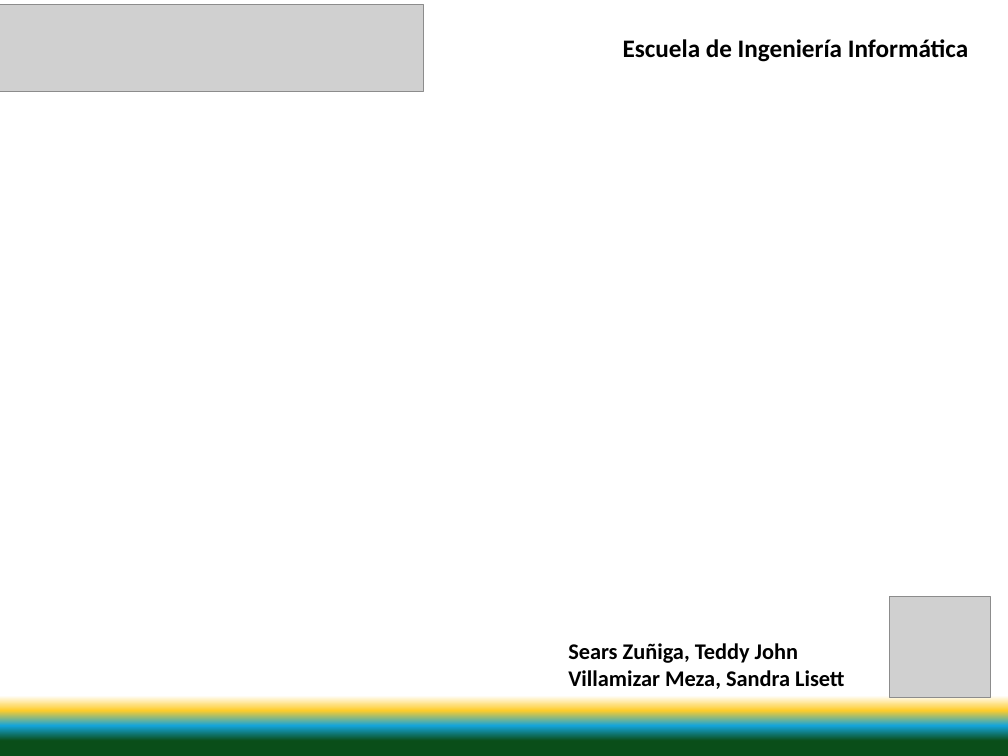
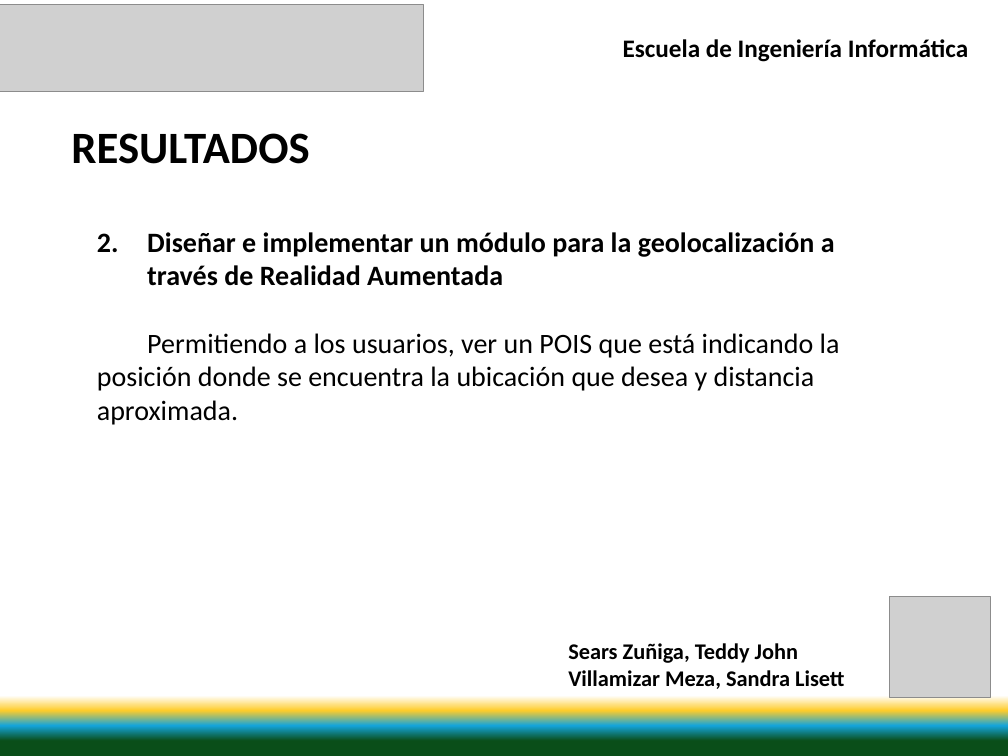
Before and after one commit to svillami/SanTed, a slide deck: slide 23 of Documentacion/Presentacion/Presentacion V1.0.pptx (slide 19 before the commit). Drawn at 1008x756 pixels with LibreOffice and Linux fonts; fonts in the diff are those of the drawing; grey boxes stand for pictures. Boxes give left, top, right and bottom in pixels: in the first picture for what was removed or moved away, otherwise in the second. Text is boxed around its words. In the diff, an @@ line names an element or a change of style, - is before the commit and + after.

Commit message:
Resultados
Se agragan algunos de los resultados.

```diff
--- a/Documentacion/Presentacion/Presentacion V1.0.pptx
+++ b/Documentacion/Presentacion/Presentacion V1.0.pptx
@@ text added at [71,133,309,164], 32 pt, text #000000, bold @@
+RESULTADOS
@@ text added at [97,232,840,425], 20 pt, text #000000 @@
+2. Diseñar e implementar un módulo para la geolocalización a través de Realidad Aumentada
+Permitiendo a los usuarios, ver un POIS que está indicando la posición donde se encuentra la ubicación que desea y distancia aproximada.
```
Also in this commit, not shown: 23 other slides changed, 11 slides added, 2 other files.
